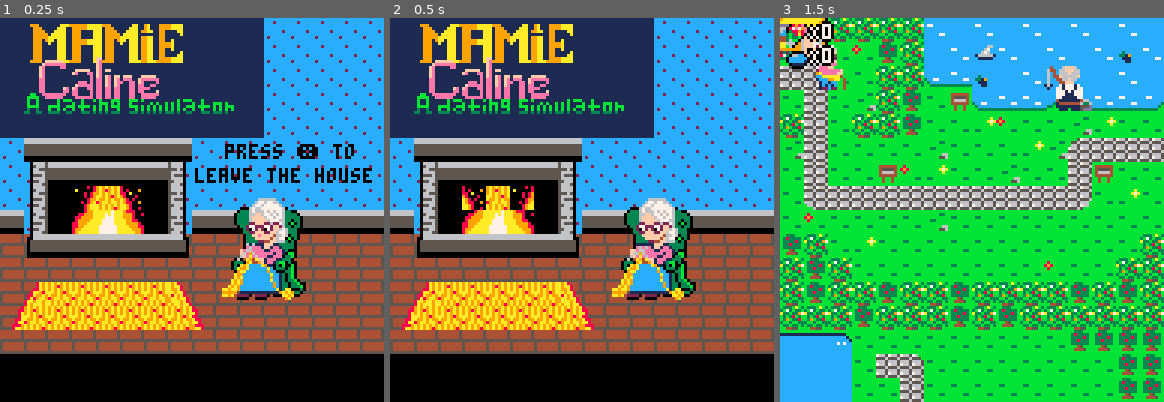
Above: before the commit, frames 1-3 (left to right).
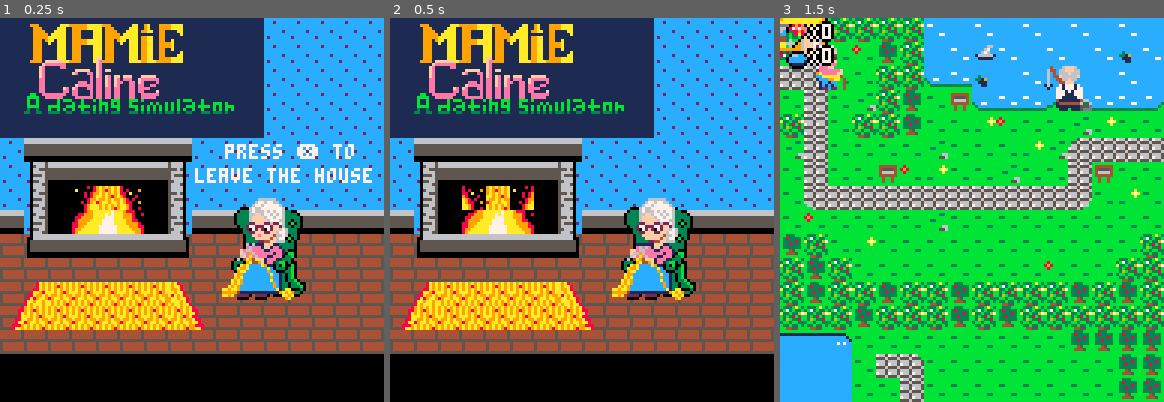
Above: after the commit, the same moments.

Repository: AndreaBacquele/projet-collectif---pico8-mamiecalineteam
Game: PICO-8 cartridge mamiecaline.p8
Same seed, same stepped clock (60 frames per second), same inputs: the game is played once before the commit and once after it.
Inputs:
- Up to frame 1 (0.25 s): no input
- Up to frame 2 (0.5 s): tap O (Z key) at 0.33 s
- Up to frame 3 (1.5 s): tap O (Z key) at 0.7, 1.43 s; tap X (X key) at 1.07 s

The runs differ from the first frame. In frame 1, 1.3% of the frame differs, in the area x 50-97%, y 32-43%; in frame 2, nothing differs; in frame 3, nothing differs.

Commit message:
update messages panneaux

Diff:
--- a/mamiecaline.p8
+++ b/mamiecaline.p8
@@ -124,7 +124,7 @@
     	create_msg("match un vieux.com","pour pecho les vieux du coin,\nne vient pas les mains vides")
     end
     if x==13 and y==6 then
-    	create_msg("disquettes a la demande","pour toi je decrocherai la lune sans la fusee.")
+    	create_msg("disquettes a la demande","pour toi je decrocherai la\nlune sans la fusee.")
     end
 
     if x==20 and y==18 then
@@ -142,7 +142,7 @@
     end
 
     if x==11 and y==18 then
-    	create_msg("match un vieux.com","vous connaissez les nudes ?")
+    	create_msg("match un vieux.com","vous avez essaye les nudes ?")
 
     end
 
@@ -309,8 +309,8 @@
 function mainmenu1()
     cls()
 	map(32,0)
-	print("press ❎ to",75,42,0)
-    print("leave the house",65,50,0)
+	print("press ❎ to",75,42,7)
+    print("leave the house",65,50,7)
 end
 
 function mainmenu2()
